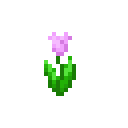
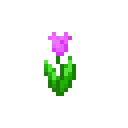
Before/after of a 128x128 layered artwork. What changed in the layer stack:
added layer "flower5 copy" above "flower4 copy" over [48, 32, 72, 56]
hid "flower5" over [48, 32, 72, 56]
